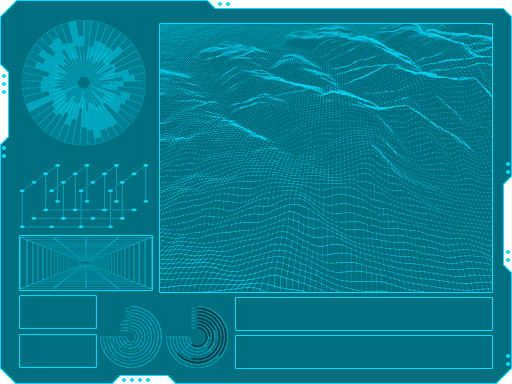
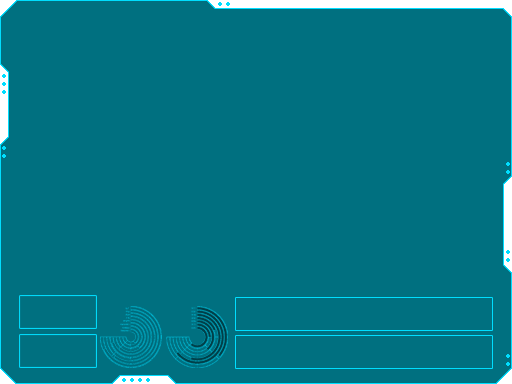
Before/after of a 512 x 384 layered artwork. What changed in the layer stack:
added group "extras" with 7 layers above "round bars" over [19, 20, 493, 293]
hid "tinypanel copy 5", moved it into group "extras" over [20, 236, 152, 290]
moved "dots" into group "extras" over [19, 20, 493, 293]
hid "radial", moved it into group "extras" over [21, 20, 146, 146]
hid "terrain", moved it into group "extras" over [160, 24, 492, 292]
hid "lattice", moved it into group "extras" over [20, 164, 148, 228]
hid "squares", moved it into group "extras" over [20, 237, 152, 289]
hid "tinypanel copy 2" over [160, 24, 492, 292]
